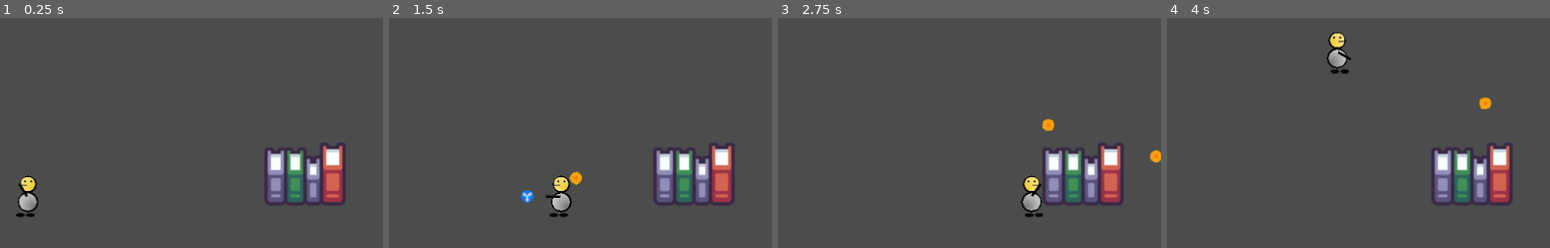
Above: before the commit, frames 1-4 (left to right).
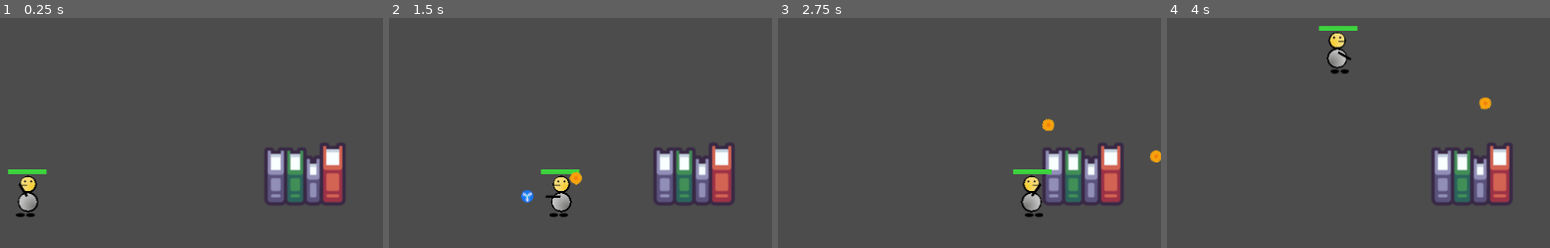
Above: after the commit, the same moments.

Repository: NPGodotEngine/Hack_And_Slash
Game: Godot game, scene res://Levels/TestLevel.tscn
The game is run twice, just before and just after one commit, with the same random seed, the same clock (stepped at 60 frames per second) and the same inputs. The project has no main scene, so this scene is started directly.
Inputs (mouse positions are % of the whole screen's width and height, from its top left):
- Up to frame 1 (0.25 s): no input
- Up to frame 2 (1.5 s): tap Enter at 0.5 s; move the mouse to (74, 45) at 0.52 s; press the mouse at (74, 45) at 0.53 s; hold D (move_right) 0.53-1.28 s; move the mouse to (31, 55) at 1.27 s; release the mouse at (31, 55) at 1.28 s; hold Down (ui_down) from 1.28 s (still down); right-click (31, 55) at 1.35 s
- Up to frame 3 (2.75 s): move the mouse to (62, 28) at 2.02 s; release Down (ui_down) at 2.03 s; press the mouse at (62, 28) at 2.03 s; hold D (move_right) from 2.03 s (still down)
- Up to frame 4 (4 s): move the mouse to (46, 70) at 2.77 s; release D (move_right) at 2.78 s; release the mouse at (46, 70) at 2.78 s; hold W (move_up) 2.78-3.53 s; right-click (46, 70) at 2.85 s; move the mouse to (82, 65) at 3.52 s; press the mouse at (82, 65) at 3.53 s; hold A (move_left) from 3.53 s (still down)
The pictures show only the part of the screen within x 17-67%, y 16-66%; the shares and areas given below are measured in that part.

The runs differ from the first frame. In frame 1, 0.2% of the frame differs, in the area x 2-13%, y 65-68%; in frame 2, 0.2%; in frame 3, 0.2%; in frame 4, 0.2%.

Commit message:
add Character class, add health bar GUI for Player

Diff:
--- /dev/null
+++ b/Character/Character.gd
@@ -0,0 +1,65 @@
+# A generic class extended KinematicBody2D
+# and must be extended from object such as
+# Player, Monster, NPC anything that is alive
+##
+# Class manage damge, health and die
+class_name Character
+extends KinematicBody2D
+
+# Emit when health changed
+signal health_changed(from_health, to_health)
+
+# Emit when max health changed
+signal max_health_changed(from_max_health, to_meax_health)
+
+# Emit when taking damage
+signal take_damage(amount)
+
+# Emit when character die
+signal die(character)
+
+# Health
+export (int) var health := 100 setget _set_health
+
+# Set character health
+func _set_health(value:int) -> void:
+    # make sure health is between 0 ~ max health
+    var new_health = int(min(max(0, value), max_health))
+    var old_health = health
+    health = new_health
+    emit_signal("health_changed", old_health, new_health)
+
+# Max health
+export (int) var max_health := 100 setget _set_max_health
+
+func _set_max_health(value:int) -> void:
+    var old_max_health = max_health
+    max_health = value
+    emit_signal("max_health_changed", old_max_health, max_health)
+
+# Damage
+export (int) var damage := 10
+
+# Is character dead
+var is_dead: bool = false
+
+func _ready() -> void:
+    self.max_health = max_health
+    self.health = max_health
+
+# Character take damage
+func take_damge(amount:int) -> void:
+    # if character is dead do nothing
+    if is_dead: return
+
+    # set new health
+    self.health = health - amount
+    emit_signal("take_damage", amount)
+
+    if health <= 0:
+        die()
+
+# Character die
+func die() -> void:
+    is_dead = true
+    emit_signal("die", self)
--- a/Player/Player.gd
+++ b/Character/Player/Player.gd
@@ -1,11 +1,11 @@
+# A class for player controlled character
+##
+# Manage visual, skills, movement, input
 class_name Player
-extends KinematicBody2D
+extends Character
 
 # Player movement speed
 export var movement_speed := 250.0
-
-# Player damage
-export (int) var damage = 10
 
 # How fast can player turn from
 # one direction to another
@@ -20,11 +20,23 @@
 # Fire position
 onready var fire_position := $Pointer/Position2D
 
+onready var health_bar := $HealthBar
+
 # Active skill holder
 onready var skill_manager: SkillManager = $SkillManager
 
 # Player current velocity
 var velocity := Vector2.ZERO
+
+func _ready() -> void:
+    ._ready()
+
+    connect("health_changed", self, "_on_health_changed")
+    connect("max_health_changed", self, "_on_max_health_changed")
+    connect("take_damage", self, "_on_take_damage")
+    connect("die", self, "_on_die")
+
+    _update_health_bar()
 
 func _physics_process(_delta: float) -> void:
     _move()
@@ -59,9 +71,33 @@
 func _execute_skills() -> void:
     assert(skill_manager, "skill manager missing")
 
-    # Execute skills
+    # get shooting direction
     var direction = (get_global_mouse_position() - fire_position.global_position).normalized()
+
+    # execute skills
     if Input.is_action_pressed("primary"):
         skill_manager.execute_skill(0, fire_position.global_position, direction)
     if Input.is_action_pressed("secondary"):
         skill_manager.execute_skill(1, fire_position.global_position, direction)
+
+func _update_health_bar() -> void:
+    health_bar.min_value = float(0)
+    health_bar.max_value = float(max_health)
+    health_bar.value = float(health)
+
+func _on_health_changed(_from_health:int, _to_health:int) -> void:
+    _update_health_bar()
+
+func _on_max_health_changed(_from_max_health:int, _to_max_health:int) -> void:
+    _update_health_bar()
+
+func _on_take_damage(_amount:int) -> void:
+    _update_health_bar()
+
+func _on_die(_character:Character) -> void:
+    print("player die %d / %d" %[health, max_health])
+
+# for testing health bar
+# func _unhandled_input(event: InputEvent) -> void:
+#     if event.is_action_pressed("ui_down"):
+#         take_damge(20)
--- /dev/null
+++ b/Character/Player/Player.tscn
@@ -0,0 +1,55 @@
+[gd_scene load_steps=10 format=2]
+
+[ext_resource path="res://Character/Player/Pointer.gd" type="Script" id=1]
+[ext_resource path="res://Assets/Pointer.png" type="Texture" id=2]
+[ext_resource path="res://Character/Player/PlayerSkin.gd" type="Script" id=3]
+[ext_resource path="res://Character/Player/Player.gd" type="Script" id=4]
+[ext_resource path="res://Skills/SkillManager/SkillManager.tscn" type="PackedScene" id=5]
+[ext_resource path="res://Assets/Character_dummy.png" type="Texture" id=6]
+[ext_resource path="res://Assets/Bar_progress.png" type="Texture" id=7]
+[ext_resource path="res://Assets/Bar_under.png" type="Texture" id=8]
+
+[sub_resource type="CapsuleShape2D" id=1]
+radius = 14.0
+height = 24.0
+
+[node name="Player" type="KinematicBody2D"]
+script = ExtResource( 4 )
+health = 50
+
+[node name="Skin" type="Sprite" parent="."]
+position = Vector2( 0, -14 )
+texture = ExtResource( 6 )
+script = ExtResource( 3 )
+
+[node name="CollisionShape2D" type="CollisionShape2D" parent="."]
+position = Vector2( 0, -14 )
+shape = SubResource( 1 )
+
+[node name="SkillManager" parent="." instance=ExtResource( 5 )]
+position = Vector2( 0, -11 )
+
+[node name="Pointer" type="Node2D" parent="."]
+position = Vector2( 0, -14 )
+script = ExtResource( 1 )
+
+[node name="Sprite" type="Sprite" parent="Pointer"]
+position = Vector2( 10, 0 )
+texture = ExtResource( 2 )
+
+[node name="Position2D" type="Position2D" parent="Pointer"]
+position = Vector2( 20, 0 )
+
+[node name="HealthBar" type="TextureProgress" parent="."]
+anchor_left = 0.5
+anchor_top = 0.5
+anchor_right = 0.5
+anchor_bottom = 0.5
+margin_left = -25.0
+margin_top = -49.0
+margin_right = 25.0
+margin_bottom = -43.0
+value = 100.0
+texture_under = ExtResource( 8 )
+texture_progress = ExtResource( 7 )
+nine_patch_stretch = true
--- a/Levels/TestLevel.tscn
+++ b/Levels/TestLevel.tscn
@@ -1,6 +1,6 @@
 [gd_scene load_steps=4 format=2]
 
-[ext_resource path="res://Player/Player.tscn" type="PackedScene" id=1]
+[ext_resource path="res://Character/Player/Player.tscn" type="PackedScene" id=1]
 [ext_resource path="res://Shared/books_2.png" type="Texture" id=2]
 
 [sub_resource type="RectangleShape2D" id=1]
--- a/Player/Player.tscn
+++ /dev/null
@@ -1,38 +0,0 @@
-[gd_scene load_steps=8 format=2]
-
-[ext_resource path="res://Assets/Character_dummy.png" type="Texture" id=1]
-[ext_resource path="res://Player/Player.gd" type="Script" id=2]
-[ext_resource path="res://Player/PlayerSkin.gd" type="Script" id=3]
-[ext_resource path="res://Skills/SkillManager/SkillManager.tscn" type="PackedScene" id=4]
-[ext_resource path="res://Assets/Pointer.png" type="Texture" id=5]
-[ext_resource path="res://Player/Pointer.gd" type="Script" id=6]
-
-[sub_resource type="CapsuleShape2D" id=1]
-radius = 14.0
-height = 24.0
-
-[node name="Player" type="KinematicBody2D"]
-script = ExtResource( 2 )
-
-[node name="Skin" type="Sprite" parent="."]
-position = Vector2( 0, -14 )
-texture = ExtResource( 1 )
-script = ExtResource( 3 )
-
-[node name="CollisionShape2D" type="CollisionShape2D" parent="."]
-position = Vector2( 0, -14 )
-shape = SubResource( 1 )
-
-[node name="SkillManager" parent="." instance=ExtResource( 4 )]
-position = Vector2( 0, -11 )
-
-[node name="Pointer" type="Node2D" parent="."]
-position = Vector2( 0, -14 )
-script = ExtResource( 6 )
-
-[node name="Sprite" type="Sprite" parent="Pointer"]
-position = Vector2( 10, 0 )
-texture = ExtResource( 5 )
-
-[node name="Position2D" type="Position2D" parent="Pointer"]
-position = Vector2( 20, 0 )
--- a/project.godot
+++ b/project.godot
@@ -10,9 +10,14 @@
 
 _global_script_classes=[ {
 "base": "KinematicBody2D",
+"class": "Character",
+"language": "GDScript",
+"path": "res://Character/Character.gd"
+}, {
+"base": "Character",
 "class": "Player",
 "language": "GDScript",
-"path": "res://Player/Player.gd"
+"path": "res://Character/Player/Player.gd"
 }, {
 "base": "Node2D",
 "class": "Skill",
@@ -25,6 +30,7 @@
 "path": "res://Skills/SkillManager/SkillManager.gd"
 } ]
 _global_script_class_icons={
+"Character": "",
 "Player": "",
 "Skill": "",
 "SkillManager": ""
Binary file added: Assets/Bar_progress.png
Not shown, changed: Assets/Bar_progress.png.import
Binary file added: Assets/Bar_under.png
Not shown, added: Assets/Bar_under.png.import
Renamed: Player/Player.png -> Character/Player/Player.png
Not shown, added: Character/Player/Player.png.import
Renamed: Player/PlayerSkin.gd -> Character/Player/PlayerSkin.gd
Renamed: Player/Pointer.gd -> Character/Player/Pointer.gd
Not shown, added: Assets/Bar.xcf
